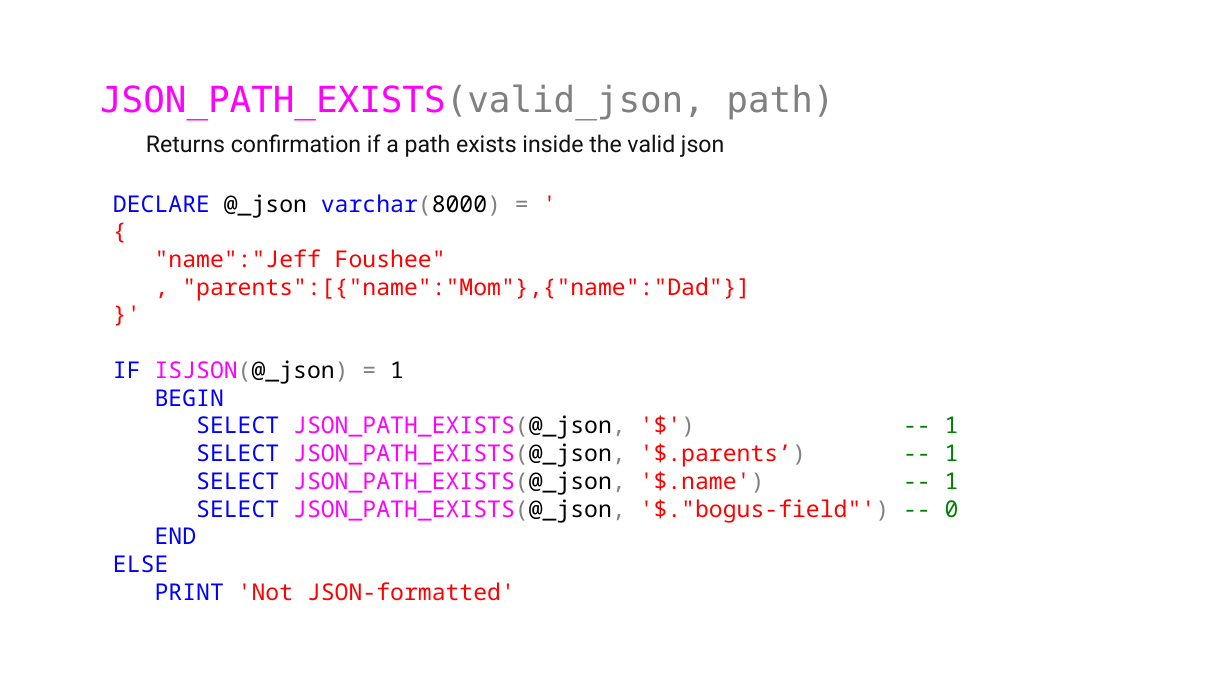
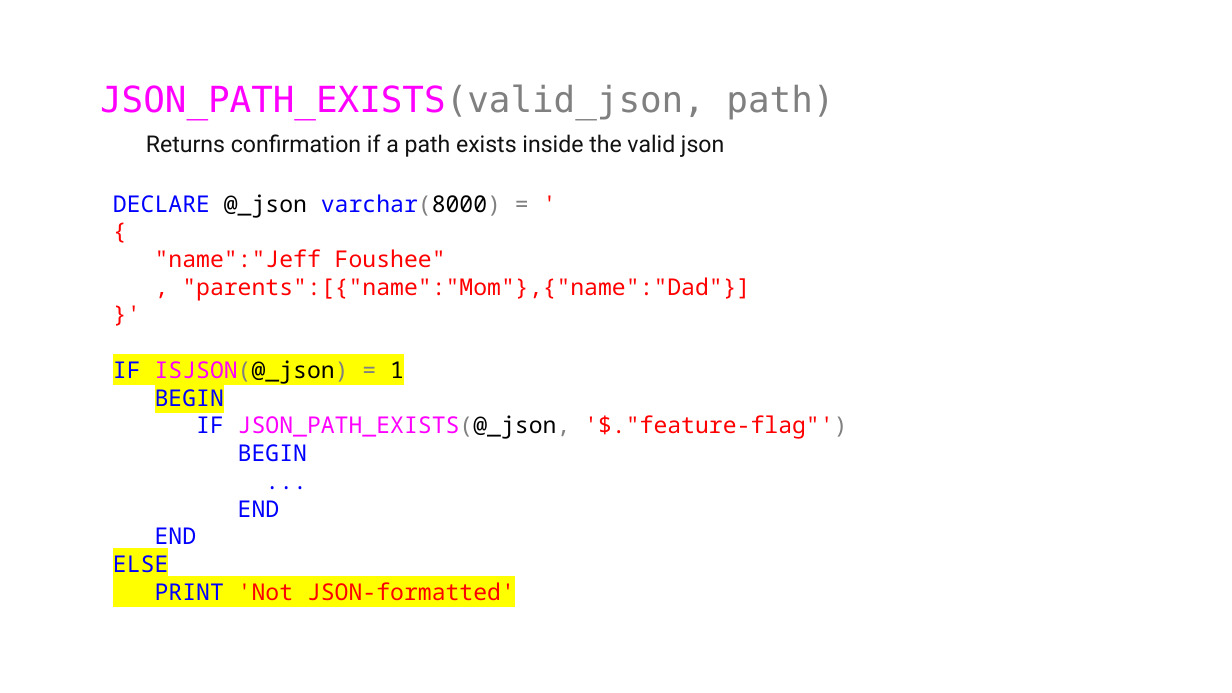
Before and after one commit to jbfoushee/MyPresentations, a slide deck: slide 37 of TSQL_JSON_Operators/TSQL_JSON_Operators.pptx (slide 27 before the commit). Drawn at 1232x693 pixels with LibreOffice and Linux fonts; fonts in the diff are those of the drawing. Boxes give left, top, right and bottom in pixels: in the first picture for what was removed or moved away, otherwise in the second. Text is boxed around its words. In the diff, an @@ line names an element or a change of style, - is before the commit and + after.

```diff
--- a/TSQL_JSON_Operators/TSQL_JSON_Operators.pptx
+++ b/TSQL_JSON_Operators/TSQL_JSON_Operators.pptx
@@ text at box(113, 360, 515, 601): highlight none to #FFFF00 in "IF ISJSON(@_json) = 1", "BEGIN", "ELSE", "PRINT 'Not JSON-formatted'" @@
@@ text at box(196, 412, 847, 517): text changed; text colour #FF00FF to #FF0000 @@
-SELECT JSON_PATH_EXISTS(@_json, '$') -- 1
-SELECT JSON_PATH_EXISTS(@_json, '$.parents’) -- 1
-SELECT JSON_PATH_EXISTS(@_json, '$.name') -- 1
-SELECT JSON_PATH_EXISTS(@_json, '$."bogus-field"') -- 0
+IF JSON_PATH_EXISTS(@_json, '$."feature-flag"')
+BEGIN
+...
+END
```
Also in this commit, not shown: 36 other slides changed, 33 slides added, 2 slides removed, 7 other files.
